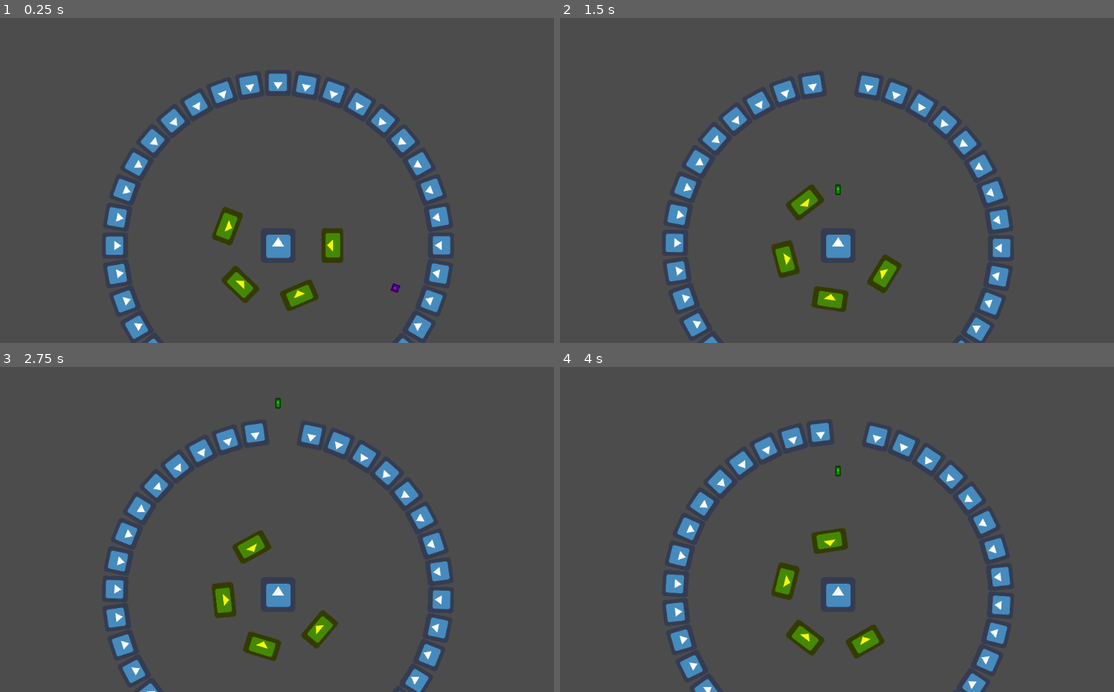
Above: before the commit, frames 1-4 (two rows, left to right).
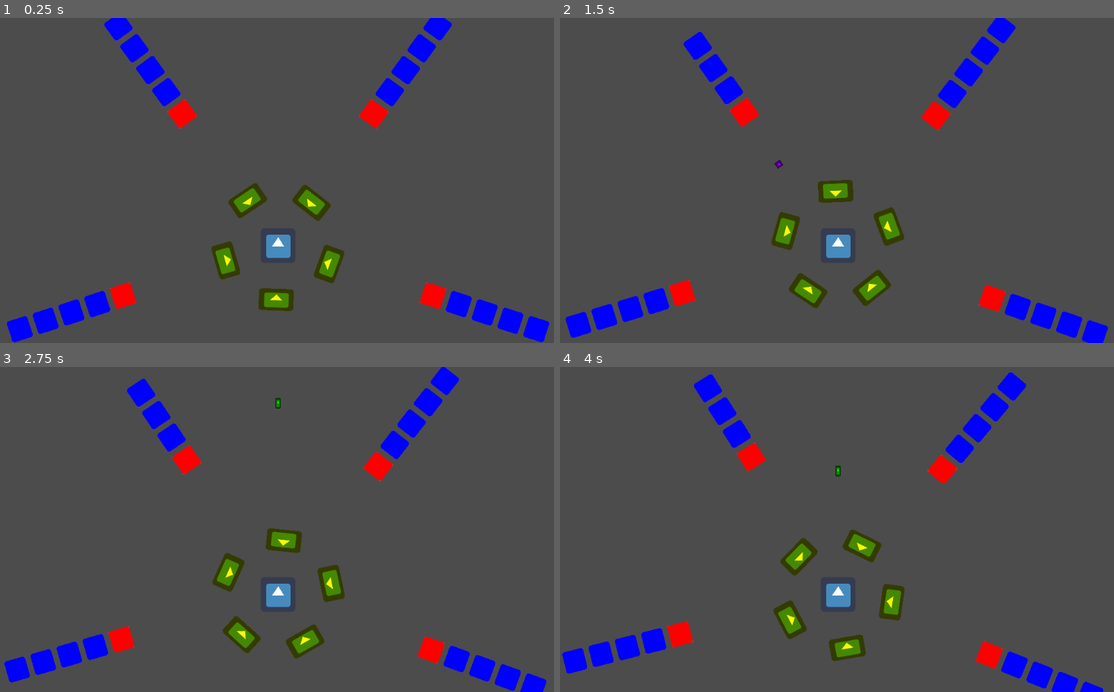
Above: after the commit, the same moments.

Repository: jlunesc/invaders
Game: Godot game, scene res://Scenes/Main.tscn
The game is run twice, just before and just after one commit, with the same random seed, the same clock (stepped at 60 frames per second) and the same inputs. The engine's default icon, where the game draws it, is replaced by a stand-in: a white triangle on a blue panel in a dark square.
Inputs:
- Up to frame 1 (0.25 s): no input
- Up to frame 2 (1.5 s): tap Enter at 0.5 s; hold E (block_turn_right) 0.53-1.28 s; tap Space (shoot) at 0.6, 1.35 s; hold Q (block_turn_left) from 1.28 s (still down)
- Up to frame 3 (2.75 s): release Q (block_turn_left) at 2.03 s; hold E (block_turn_right) from 2.03 s (still down); tap Space (shoot) at 2.1 s
- Up to frame 4 (4 s): tap Space (shoot) at 2.85, 3.6 s; release E (block_turn_right) at 3.53 s; hold Q (block_turn_left) from 3.53 s (still down)

The runs differ from the first frame. In frame 1, 13% of the frame differs, in the area x 1-100%, y 0-100%; in frame 2, 12%; in frame 3, 12%; in frame 4, 12%.

Commit message:
Solved shooting issue and implemented invader ditch

Diff:
--- a/Scenes/BulletPlayer.tscn
+++ b/Scenes/BulletPlayer.tscn
@@ -18,3 +18,4 @@
 scale = Vector2( 0.292893, 0.618825 )
 texture = ExtResource( 1 )
 [connection signal="area_entered" from="." to="." method="_on_Bullet_area_entered"]
+[connection signal="body_entered" from="." to="." method="_on_Bullet_body_entered"]
--- a/Scenes/InvaderArea.tscn
+++ b/Scenes/InvaderArea.tscn
@@ -5,26 +5,30 @@
 [ext_resource path="res://Scenes/BulletInvader.tscn" type="PackedScene" id=3]
 
 [sub_resource type="RectangleShape2D" id=1]
-extents = Vector2( 35, 35 )
+extents = Vector2( 15, 15 )
 
 [node name="Invader" type="Node2D"]
 script = ExtResource( 2 )
 Bullet = ExtResource( 3 )
 
 [node name="Area2D" type="Area2D" parent="."]
-scale = Vector2( 0.75, 0.75 )
 
 [node name="CollisionShape2D" type="CollisionShape2D" parent="Area2D"]
 shape = SubResource( 1 )
 
 [node name="Sprite" type="Sprite" parent="Area2D/CollisionShape2D"]
+scale = Vector2( 0.632109, 0.61897 )
 texture = ExtResource( 1 )
 
 [node name="Position2D" type="Position2D" parent="Area2D/CollisionShape2D/Sprite"]
 position = Vector2( 0, -35 )
 
-[node name="RayCast2D" type="RayCast2D" parent="Area2D"]
+[node name="RayCast2D" type="RayCast2D" parent="Area2D/CollisionShape2D/Sprite/Position2D"]
 modulate = Color( 0.0745098, 0.0588235, 0.0588235, 1 )
 self_modulate = Color( 0.117647, 0.0980392, 0.0980392, 1 )
+position = Vector2( 0, -5 )
 rotation = 3.14159
+scale = Vector2( 1.58201, 1.61559 )
 enabled = true
+cast_to = Vector2( 0, 120 )
+collide_with_areas = true
--- a/Scripts/BulletInvader.gd
+++ b/Scripts/BulletInvader.gd
@@ -1,10 +1,9 @@
 extends Area2D
 
-var speed = 250
+var speed = 300
 
 func _ready():
 	add_to_group('bullets_invader')
-	# $CollisionShape2D.scale = Vector2(0.5,0.5)
 
 func _physics_process(delta):
 	position += - transform.y * speed * delta
--- a/Scripts/BulletPlayer.gd
+++ b/Scripts/BulletPlayer.gd
@@ -13,3 +13,7 @@
 	if area.get_parent().is_in_group("Invaders"):
 		area.get_parent().queue_free()
 	queue_free()
+
+func _on_Bullet_body_entered(body):
+	if body.is_in_group("Blocks"):
+		queue_free()
--- a/Scripts/InvaderArea.gd
+++ b/Scripts/InvaderArea.gd
@@ -16,6 +16,7 @@
 
 func _process(delta):
 	_move(delta)
+	_can_shoot()
 
 func _move(delta):
 	if _timer.get_time_left() < 1:
@@ -29,3 +30,20 @@
 	var b = Bullet.instance()
 	owner.add_child(b)
 	b.transform = $Area2D/CollisionShape2D/Sprite/Position2D.global_transform
+
+func _can_shoot():
+	var collider = get_node('Area2D/CollisionShape2D/Sprite/Position2D/RayCast2D').get_collider()
+	if  not is_instance_valid(collider):
+		get_node('Area2D/CollisionShape2D/Sprite').modulate = Color(250,0,0)
+		return true
+
+	elif is_instance_valid(collider):
+		if not collider.get_parent().is_in_group("Invaders"):
+			get_node('Area2D/CollisionShape2D/Sprite').modulate = Color(250,0,0)
+			return true
+		else:
+			get_node('Area2D/CollisionShape2D/Sprite').modulate = Color(0,0,250)
+			return false
+	else:
+		get_node('Area2D/CollisionShape2D/Sprite').modulate = Color(0,0,250)
+		return false
--- a/Scripts/Main.gd
+++ b/Scripts/Main.gd
@@ -3,54 +3,70 @@
 var Invader = preload("res://Scenes/InvaderArea.tscn")
 var Block = preload("res://Scenes/Blocks.tscn")
 var _timer
+var _timer_ditch
 var rng = RandomNumberGenerator.new()
 
 func _ready():
 	# timer for the first shoot
 	_timer = Timer.new()
 	add_child(_timer)
-	_timer.start()
+	_timer.start(2)
 	_timer.autostart = true
+
+	_timer_ditch = Timer.new()
+	add_child(_timer_ditch)
+	_timer_ditch.start(5)
+	_timer_ditch.autostart = true
+
 	_add_invaders() 	# placement of the invaders
 	_add_blokcs()
 
 func _process(delta):
 	if _timer.get_time_left() < 1:
 		_invader_shoot()
+		_invader_ditch()
 
 func _invader_shoot():
 	rng.randomize()
 	_timer.stop()
+	var list =  get_tree().get_nodes_in_group("Invaders")
+	list.shuffle()
+	for inv in list:
+		if inv._can_shoot():
+			inv.set_owner($InvaderContainer.get_owner())
+			inv._shoot()
+			break
+	_timer.start(rng.randf_range(3, 8))
 
-	var invader_index = rng.randf_range(0,
-					get_node("InvaderContainer").get_child_count() - 1)
-
-	var col = get_node("InvaderContainer").get_children()[invader_index].get_node('Area2D/RayCast2D').get_collider()
-	if is_instance_valid(col):
-		if not col.is_in_group("Invaders"):
-			get_node("InvaderContainer").get_children()[invader_index].set_owner($InvaderContainer.get_owner())
-			get_node("InvaderContainer").get_children()[invader_index]._shoot()
-	_timer.start(rng.randf_range(3, 10))
+func _invader_ditch():
+	rng.randomize()
+	_timer_ditch.stop()
+	var list =  get_tree().get_nodes_in_group("Invaders")
+	list.shuffle()
+	for inv in list:
+		if not inv._can_shoot():
+			inv.get_node('Area2D').rotation_degrees += 20
+			break
+	_timer_ditch.start(rng.randf_range(6, 12))
 
 func _add_invaders():
-	var number_invaders = 36
-	var number_rows = 1
-
+	var d = 300
+	var number_invaders = 5
+	var number_rows = 5
 	for j in range(number_rows):
 		for i in range(number_invaders):
 			var invader = Invader.instance()
 			$InvaderContainer.add_child(invader)
-			invader.get_node('Area2D').position = get_node("Player").position
-			invader.get_node("Area2D/CollisionShape2D").position = Vector2(0, 400)
-			invader.get_node("Area2D").rotation_degrees += i*10
+			invader.position = get_node("Player").position
+			invader.get_node("Area2D/CollisionShape2D").position = Vector2(0, d + 50*j)
+			invader.get_node("Area2D").rotation_degrees += i*(360 / number_invaders)
 
 func _add_blokcs():
 	var d1 = 100
-	var number_blocks = 4
-	var step_angle = 270 / number_blocks
+	var number_blocks = 5
 	for i in range(number_blocks):
 		var block = Block.instance()
 		$BlockContainer.add_child(block)
 		block.position = get_node("Player").position
-		block.rotation_degrees += i*step_angle
+		block.rotation_degrees += 20+i*(360 / number_blocks)
 		block.get_node('CollisionShape2D').position = Vector2(d1, 0)
